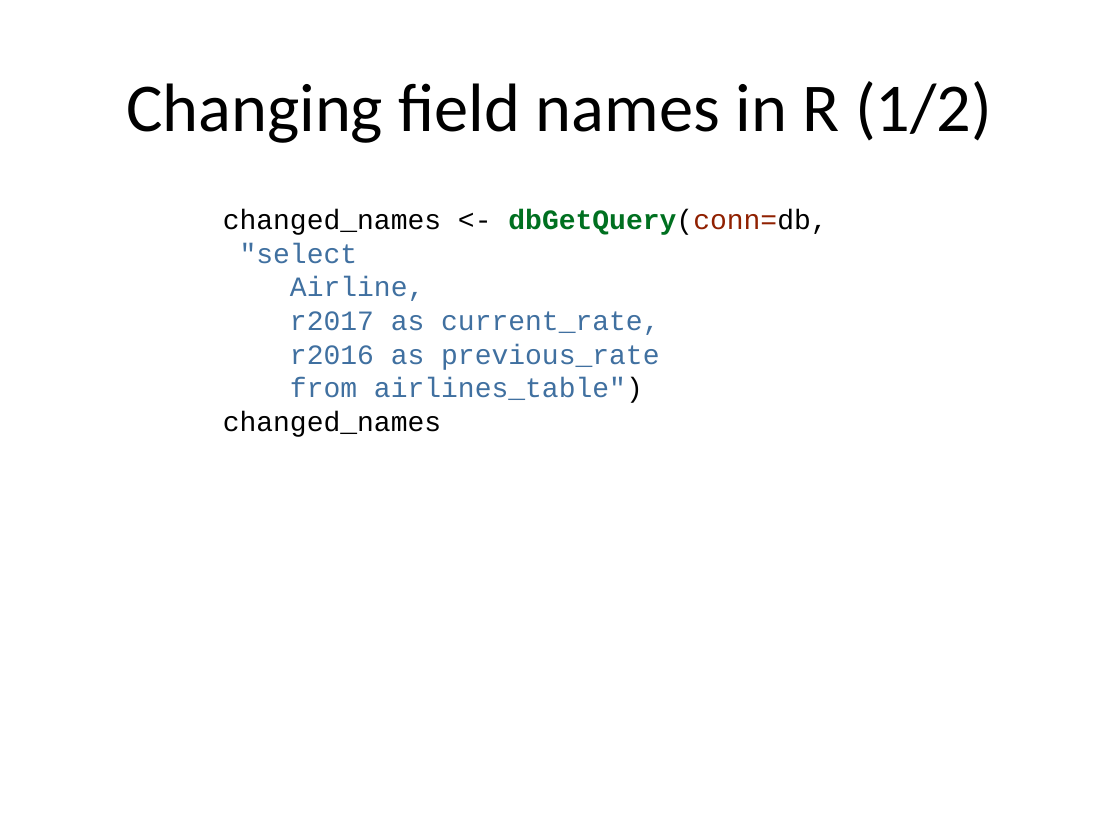
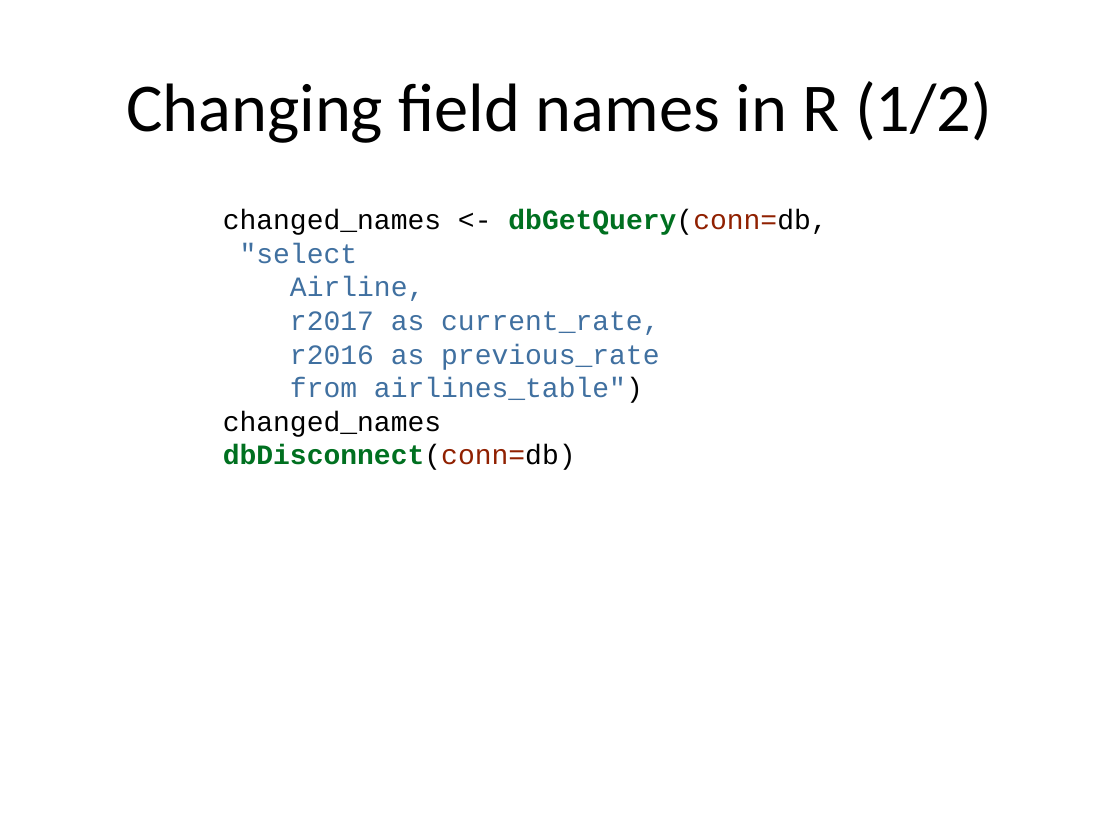
Before and after one commit to pmean/introduction-to-sql, a slide deck: slide 19 of src/select.pptx. Drawn at 1120x840 pixels with LibreOffice and Linux fonts; fonts in the diff are those of the drawing. Boxes give left, top, right and bottom in pixels: in the first picture for what was removed or moved away, otherwise in the second. Text is boxed around its words. In the diff, an @@ line names an element or a change of style, - is before the commit and + after.

```diff
--- a/src/select.pptx
+++ b/src/select.pptx
@@ text at <box>223,209,827,470</box>: text changed @@
-changed_names <- dbGetQuery(conn=db,
-"select
-Airline,
-r2017 as current_rate,
-r2016 as previous_rate
-from airlines_table")
-changed_names
+changed_names <- dbGetQuery(conn=db,
+"select
+Airline,
+r2017 as current_rate,
+r2016 as previous_rate
+from airlines_table")
+changed_names
+dbDisconnect(conn=db)
```
Also in this commit, not shown: 3 other slides changed, 1 slide added, 6 other files.
